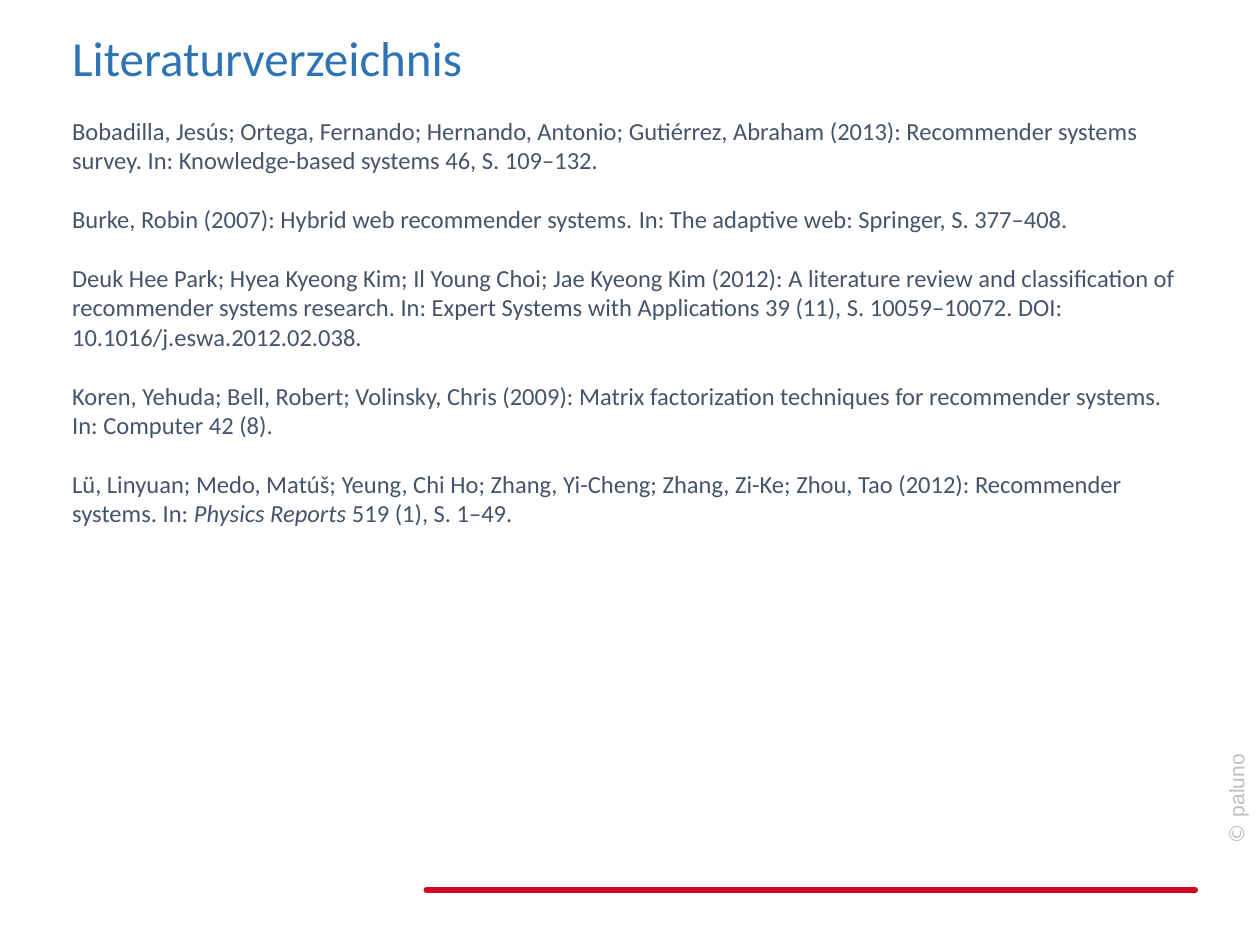
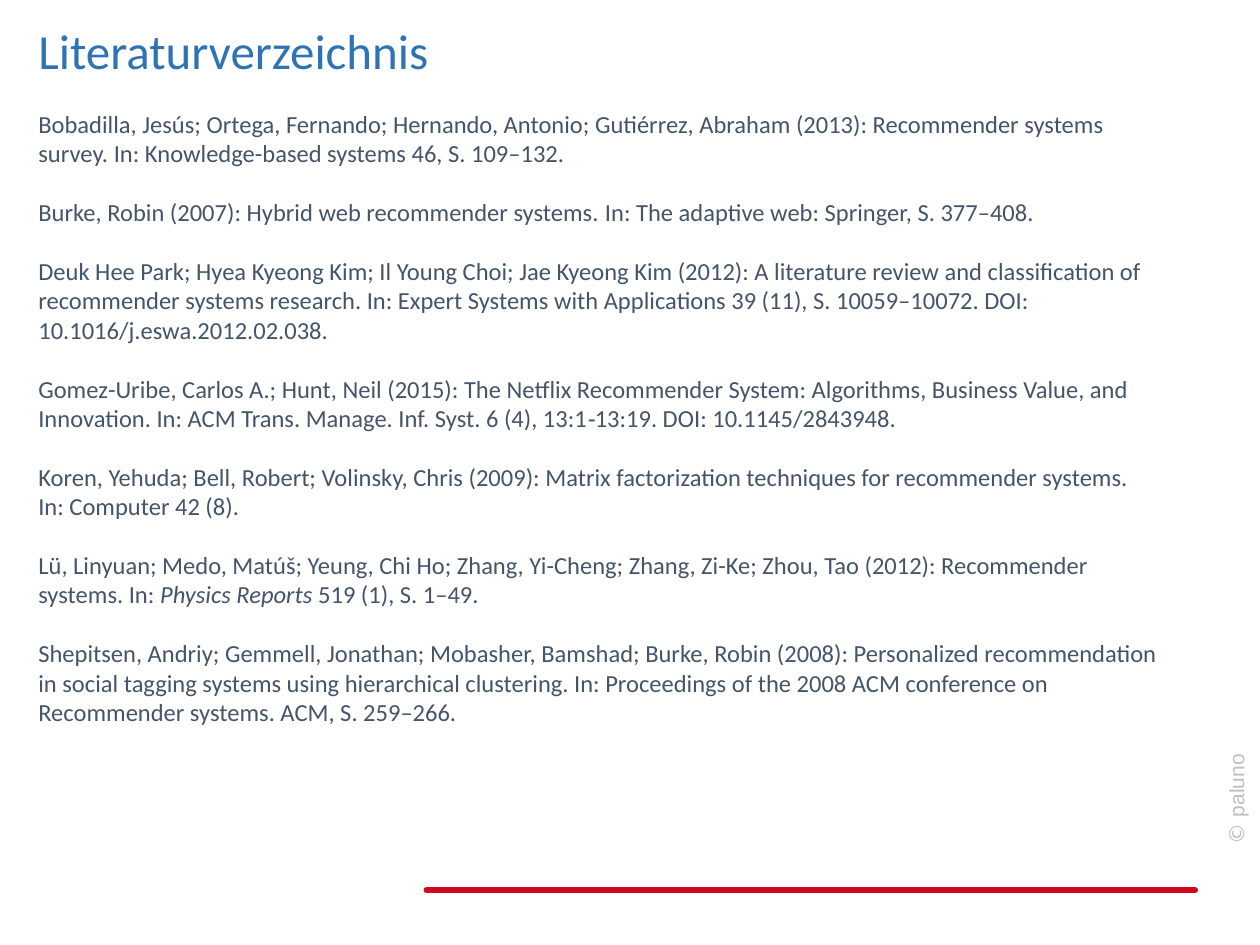
Before and after one commit to jabuettner/citavi, a slide deck: slide 23 of Diss (repo)/Recommender.pptx (slide 17 before the commit). Drawn at 1260x945 pixels with LibreOffice and Linux fonts; fonts in the diff are those of the drawing; background and template pictures are left out. Boxes give left, top, right and bottom in pixels: in the first picture for what was removed or moved away, otherwise in the second. Text is boxed around its words. In the diff, an @@ line names an element or a change of style, - is before the commit and + after.

```diff
--- a/Diss (repo)/Recommender.pptx
+++ b/Diss (repo)/Recommender.pptx
@@ text "Literaturverzeichnis": place and size @@
-text "Literaturverzeichnis" at (72, 42, 1174, 526)
+text "Literaturverzeichnis" at (38, 35, 1156, 725)
@@ text at (38, 380, 1127, 431): paragraph added @@
+Gomez-Uribe, Carlos A.; Hunt, Neil (2015): The Netflix Recommender System: Algorithms, Business Value, and Innovation. In: ACM Trans. Manage. Inf. Syst. 6 (4), 13:1‐13:19. DOI: 10.1145/2843948.
@@ text at (38, 644, 1156, 725): paragraph added @@
+Shepitsen, Andriy; Gemmell, Jonathan; Mobasher, Bamshad; Burke, Robin (2008): Personalized recommendation in social tagging systems using hierarchical clustering. In: Proceedings of the 2008 ACM conference on Recommender systems. ACM, S. 259–266.
```
Also in this commit, not shown: 4 other slides changed, 12 slides added, 11 slides removed, 5 other files.
